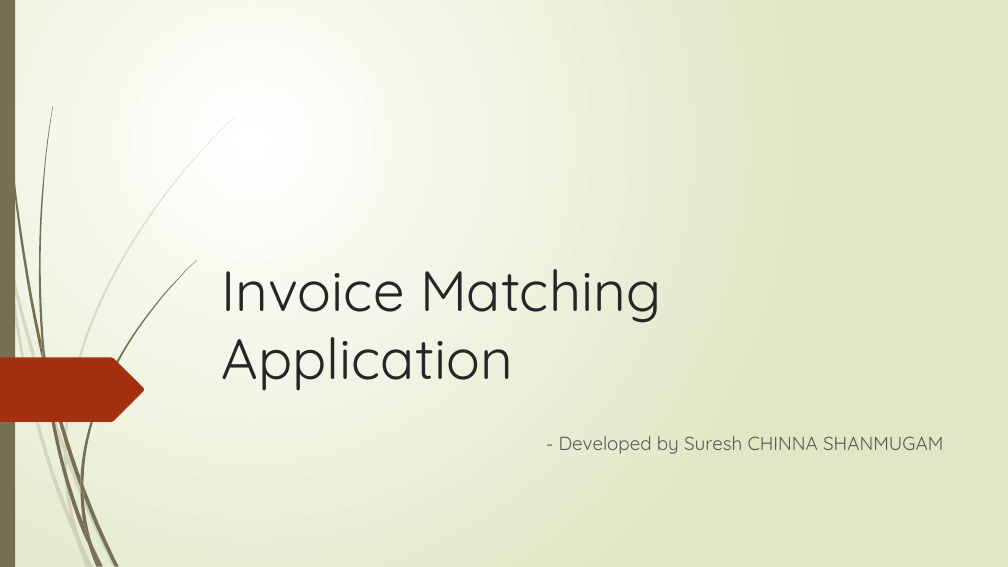
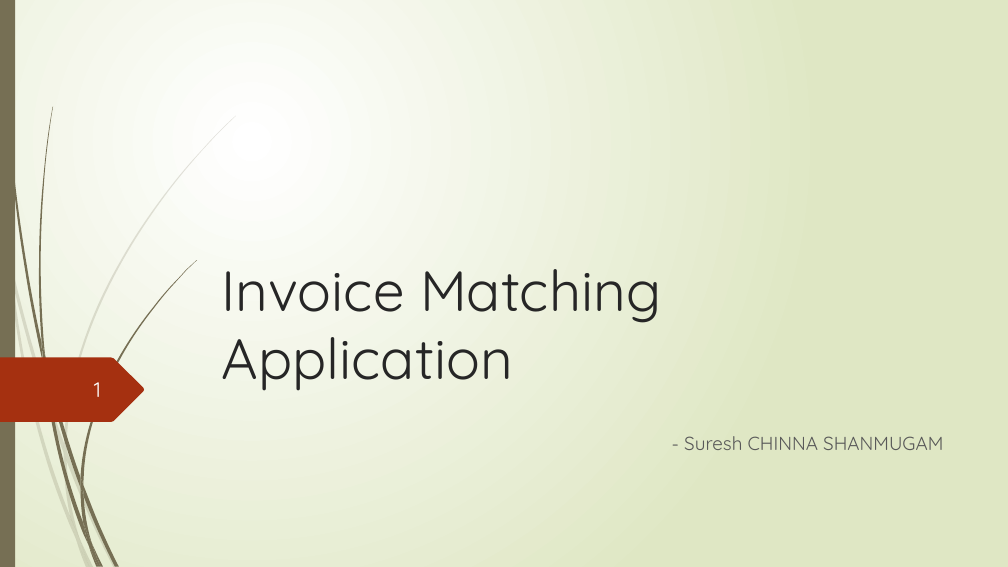
Before and after one commit to sureshcs0524/PythonProjects, a slide deck: slide 1 of Invoice Matching Application .pptx. Drawn at 1008x567 pixels with LibreOffice and Linux fonts; fonts in the diff are those of the drawing. Boxes give left, top, right and bottom in pixels: in the first picture for what was removed or moved away, otherwise in the second. Text is boxed around its words. In the diff, an @@ line names an element or a change of style, - is before the commit and + after.

```diff
--- a/Invoice Matching Application .pptx
+++ b/Invoice Matching Application .pptx
@@ page number added at [94, 382, 101, 397], 20 pt, text #FEFFFF @@
+1
@@ subtitle at [684, 436, 943, 450]: text changed @@
-- Developed by Suresh CHINNA SHANMUGAM
+- Suresh CHINNA SHANMUGAM
```
Also in this commit, not shown: 19 other slides changed, 1 other file.
